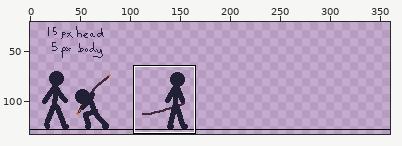
Pixel-art file -- Asesprite/Doodle2.aseprite. The picture above shows the old version from afar; the outline marks the close-up.
Close-up. First the earlier version:
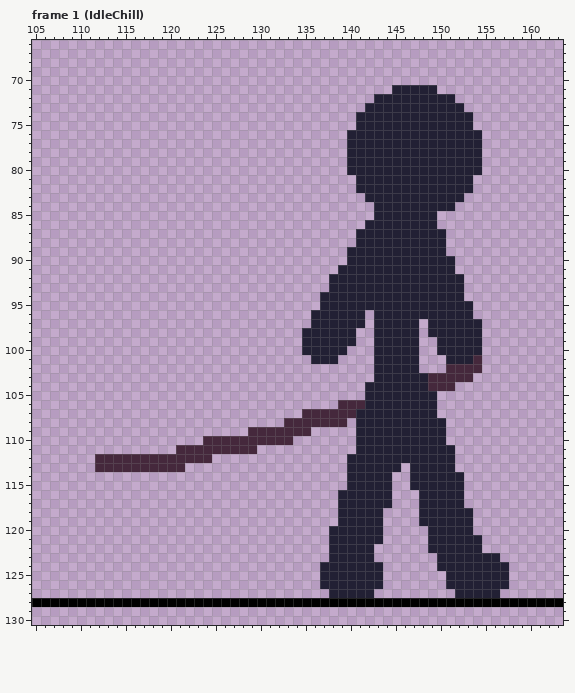
360x180 pixels, 168 frames. Shown: frame 1 (IdleChill): x 105..163, y 66..130. The wide view leaves out empty margins. The commit also changed other frames or places, which this record leaves out.
And afterwards:
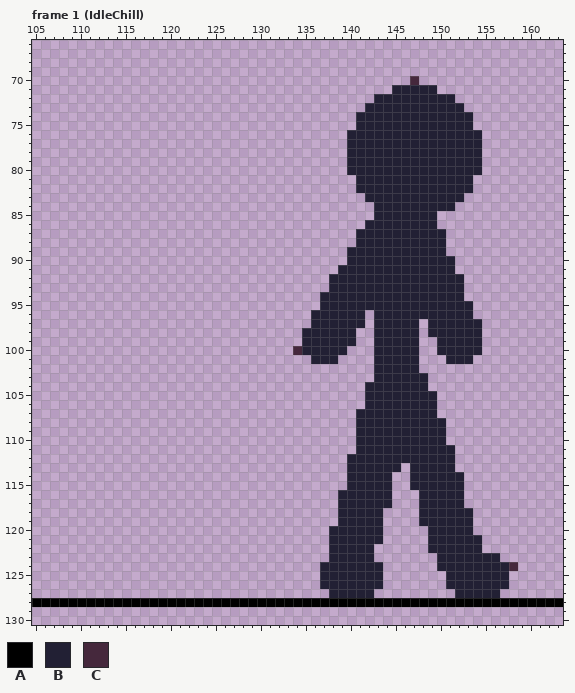
Palette (. is transparent): A #000000  B #222034  C #45283c
Change:
layer "Bounds" added
layer "IdleChill/Sword" now hidden
Frame 1 (IdleChill):
y 70: x 147 . -> C
y 100: x 134 . -> C
y 101: x 154 C -> .
y 102: x 151..154 CCCC -> ....
y 103: x 149..153 CCCCC -> .....
y 104: x 149..151 CCC -> ...
y 106: x 139..141 CCC -> ...
y 107: x 135..140 CCCCCC -> ......
y 108: x 133..139 CCCCCCC -> .......
y 109: x 129..135 CCCCCCC -> .......
y 110: x 124..133 CCCCCCCCCC -> ..........
y 111: x 121..129 CCCCCCCCC -> .........
y 112: x 112..124 CCCCCCCCCCCCC -> .............
y 113: x 112..121 CCCCCCCCCC -> ..........
y 124: x 158 . -> C
